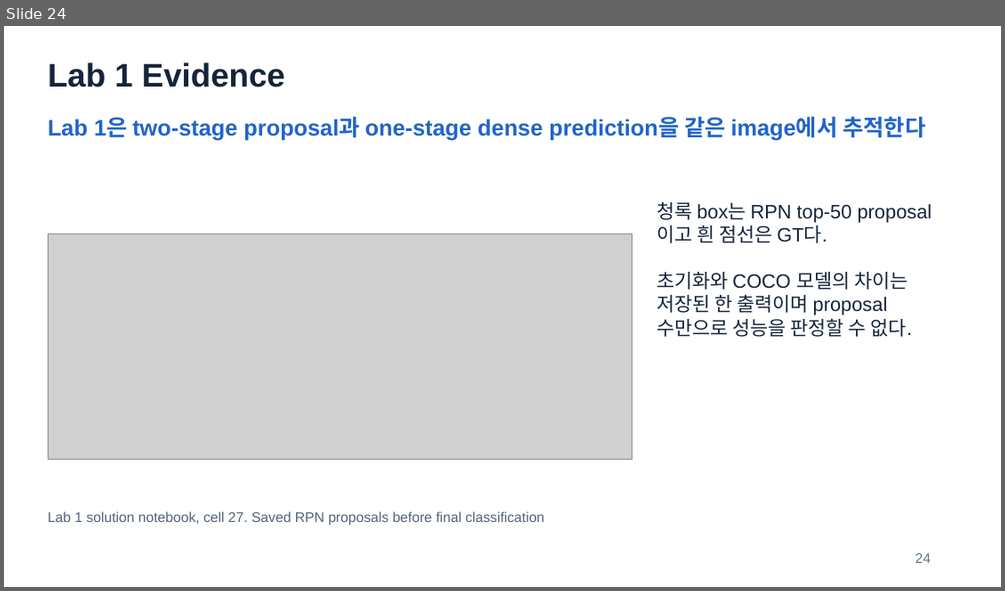
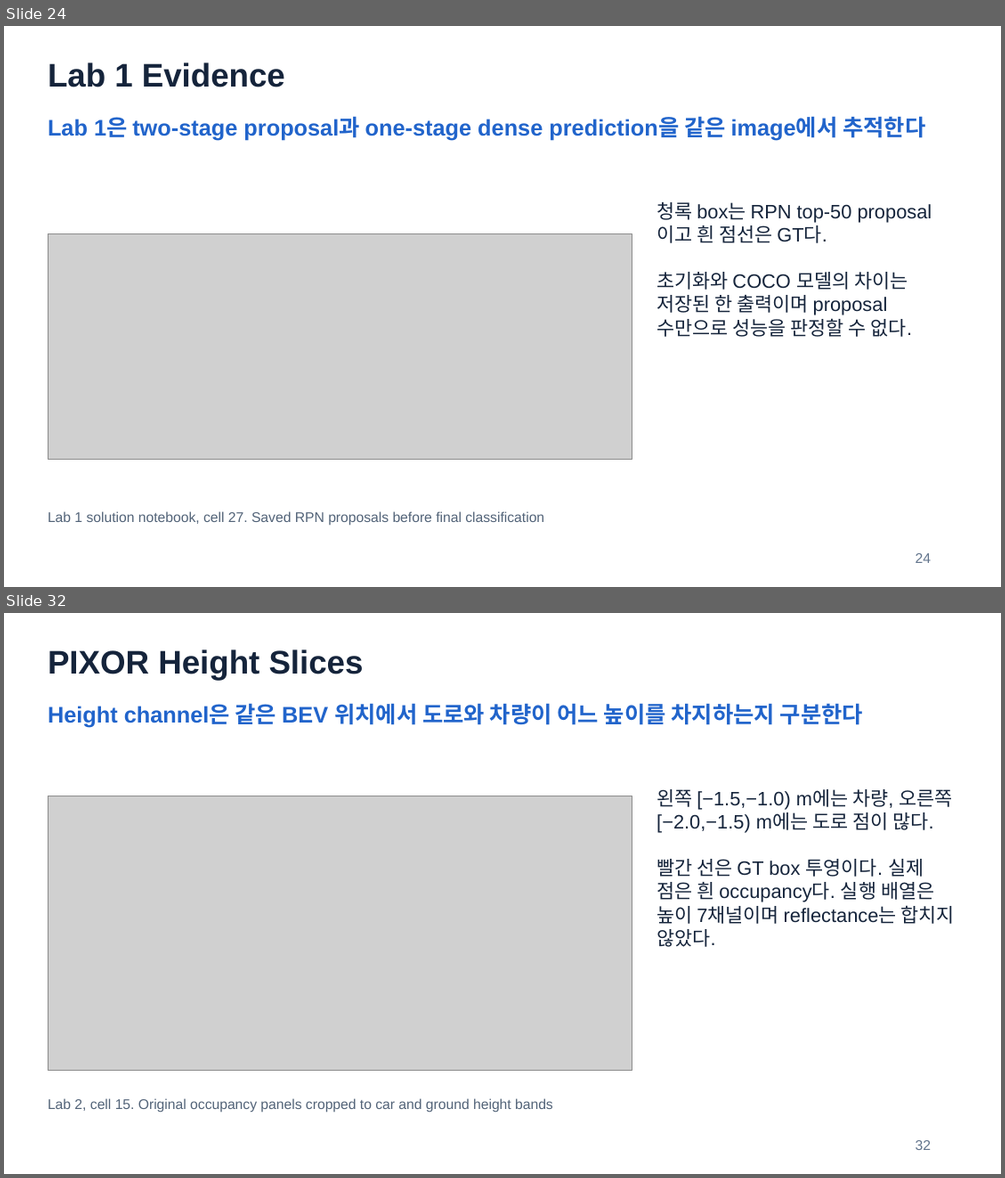
Before and after one commit to HyeonWooNa0861/HyeonWooNa0861.github.io, a slide deck: assets/presentations/study/autonomous-driving/adc-midterm-review-slides.pptx. Shown one above the other, each under a label of ours: slide 24 before the commit, slides 24 and 32 after it; the slides between them are not shown. The pictures are 1005x591 and 1005x1178 pixels, drawn with LibreOffice and Linux fonts; fonts in the diff are those of the drawing; grey boxes stand for pictures. Boxes give left, top, right and bottom in pixels: in the first picture for what was removed or moved away, otherwise in the second. Text is boxed around its words. In the diff, an @@ line names an element or a change of style, - is before the commit and + after.

```diff
--- a/assets/presentations/study/autonomous-driving/adc-midterm-review-slides.pptx
+++ b/assets/presentations/study/autonomous-driving/adc-midterm-review-slides.pptx
@@ slide 32 added at (x1=4, y1=613, x2=1001, y2=1174), background #FFFFFF @@
@@ text added at (x1=48, y1=649, x2=364, y2=680), 31.5 pt, text #15243B, bold @@
+PIXOR Height Slices
@@ text added at (x1=48, y1=703, x2=863, y2=727), 21.8 pt, text #2164CB, bold @@
+Height channel은 같은 BEV 위치에서 도로와 차량이 어느 높이를 차지하는지 구분한다
@@ picture added at (x1=48, y1=796, x2=631, y2=1070) @@
@@ text added at (x1=656, y1=789, x2=954, y2=947), 18.8 pt, text #15243B @@
+왼쪽 [−1.5,−1.0) m에는 차량, 오른쪽 [−2.0,−1.5) m에는 도로 점이 많다.
+빨간 선은 GT box 투영이다. 실제 점은 흰 occupancy다. 실행 배열은 높이 7채널이며 reflectance는 합치지 않았다.
@@ text added at (x1=48, y1=1098, x2=553, y2=1112), 13.5 pt, text #526378 @@
+Lab 2, cell 15. Original occupancy panels cropped to car and ground height bands
@@ text added at (x1=915, y1=1140, x2=930, y2=1150), 13.5 pt, text #62748C @@
+32
```
Also in this commit, not shown: 2 slides changed, 10 other slides added, 2 other files.
